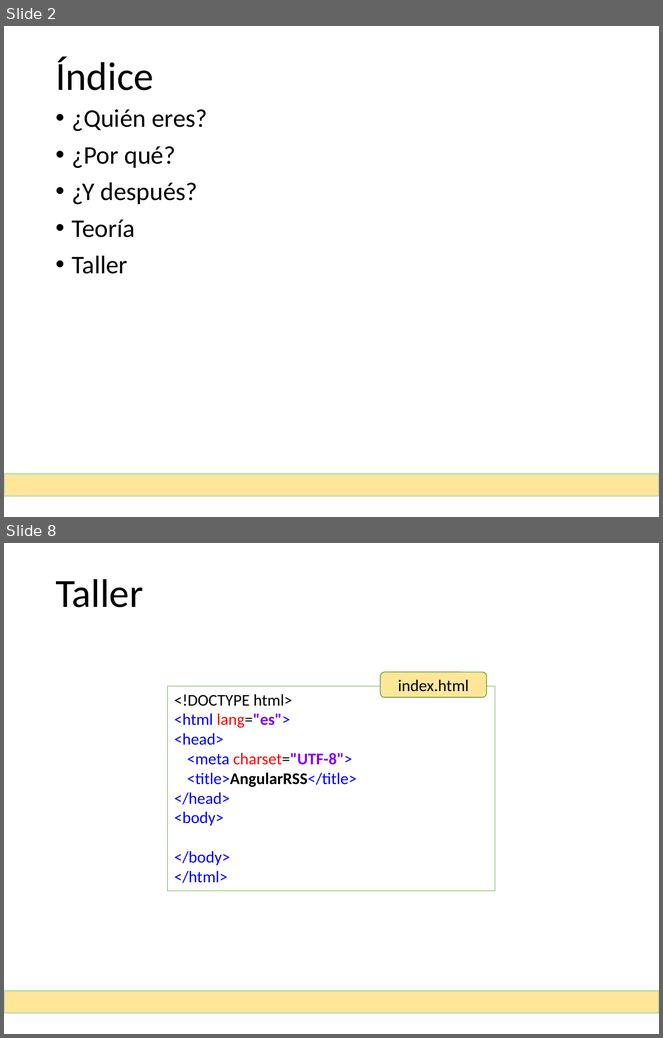
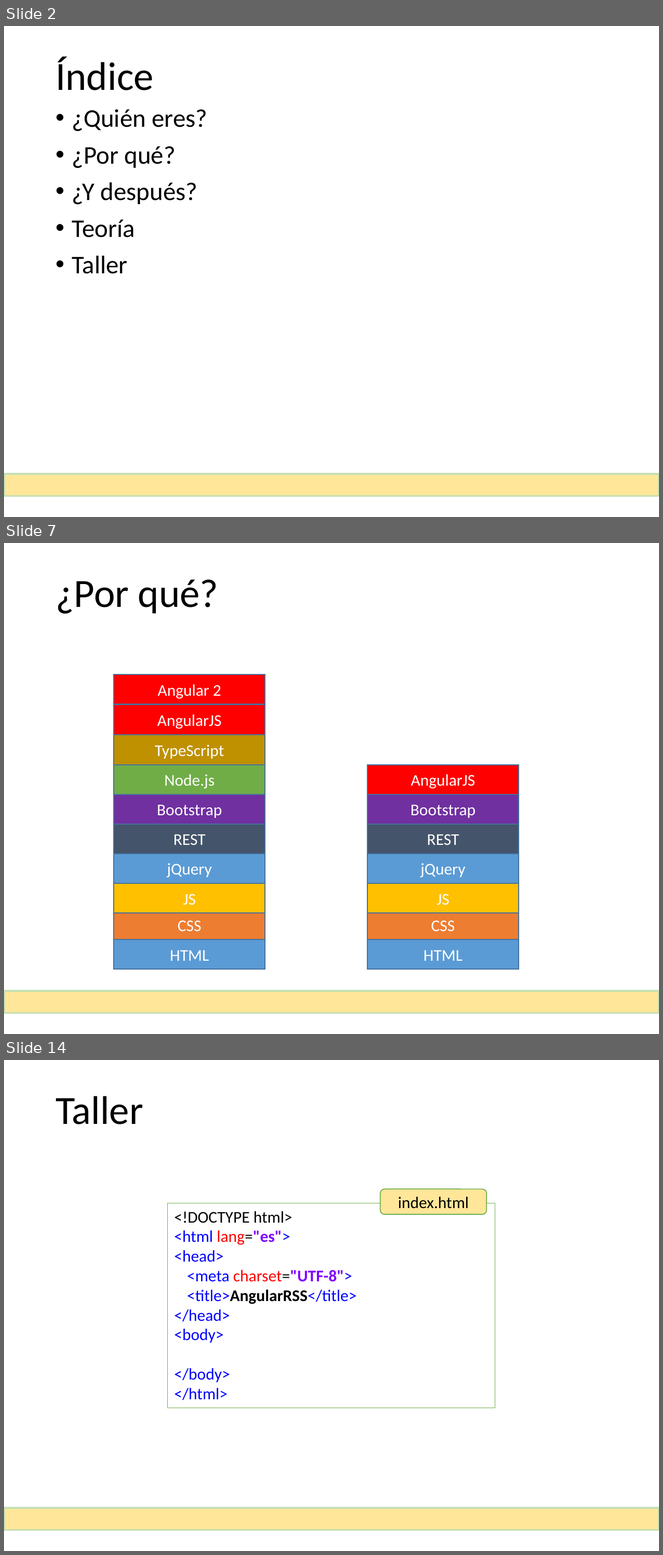
Before and after one commit to MarcosGinel/rss, a slide deck: documentacion/Taller de AngularJS.pptx. Shown one above the other, each under a label of ours: slides 2 and 8 before the commit, slides 2, 7 and 14 after it; the slides between them are not shown. The pictures are 663x1038 and 663x1555 pixels, drawn with LibreOffice and Linux fonts; fonts in the diff are those of the drawing. Boxes give left, top, right and bottom in pixels: in the first picture for what was removed or moved away, otherwise in the second. Text is boxed around its words. In the diff, an @@ line names an element or a change of style, - is before the commit and + after.

```diff
--- a/documentacion/Taller de AngularJS.pptx
+++ b/documentacion/Taller de AngularJS.pptx
@@ slide 7 added at <box>4,543,659,1034</box>, background #FFFFFF @@
@@ title added at <box>55,579,219,614</box>, 44 pt, text #000000 @@
+¿Por qué?
@@ rectangle added at <box>114,675,266,704</box>, fill #FF0000, outline #43739E 1 pt, 18 pt, text #FFFFFF @@
+Angular 2
@@ rectangle added at <box>114,705,266,734</box>, fill #FF0000, outline #43739E 1 pt, 18 pt, text #FFFFFF @@
+AngularJS
@@ rectangle added at <box>114,735,266,765</box>, fill #BF9000, outline #43739E 1 pt, 18 pt, text #FFFFFF @@
+TypeScript
@@ rectangle added at <box>114,765,266,795</box>, fill #70AD47, outline #43739E 1 pt, 18 pt, text #FFFFFF @@
+Node.js
@@ rectangle added at <box>367,765,519,795</box>, fill #FF0000, outline #43739E 1 pt, 18 pt, text #FFFFFF @@
+AngularJS
@@ rectangle added at <box>114,795,266,824</box>, fill #7030A0, outline #43739E 1 pt, 18 pt, text #FFFFFF @@
+Bootstrap
@@ rectangle added at <box>367,795,519,824</box>, fill #7030A0, outline #43739E 1 pt, 18 pt, text #FFFFFF @@
+Bootstrap
@@ rectangle added at <box>114,824,266,853</box>, fill #44546A, outline #43739E 1 pt, 18 pt, text #FFFFFF @@
+REST
@@ rectangle added at <box>367,824,519,853</box>, fill #44546A, outline #43739E 1 pt, 18 pt, text #FFFFFF @@
+REST
@@ rectangle added at <box>114,854,266,884</box>, fill #5B9BD5, outline #43739E 1 pt, 18 pt, text #FFFFFF @@
+jQuery
@@ rectangle added at <box>367,854,519,884</box>, fill #5B9BD5, outline #43739E 1 pt, 18 pt, text #FFFFFF @@
+jQuery
@@ rectangle added at <box>114,884,266,913</box>, fill #FFC000, outline #43739E 1 pt, 18 pt, text #FFFFFF @@
+JS
@@ rectangle added at <box>367,884,519,913</box>, fill #FFC000, outline #43739E 1 pt, 18 pt, text #FFFFFF @@
+JS
@@ rectangle added at <box>114,910,266,939</box>, fill #ED7D31, outline #43739E 1 pt, 18 pt, text #FFFFFF @@
+CSS
@@ rectangle added at <box>367,910,519,939</box>, fill #ED7D31, outline #43739E 1 pt, 18 pt, text #FFFFFF @@
+CSS
@@ rectangle added at <box>114,940,266,969</box>, fill #5B9BD5, outline #43739E 1 pt, 18 pt, text #FFFFFF @@
+HTML
@@ rectangle added at <box>367,940,519,969</box>, fill #5B9BD5, outline #43739E 1 pt, 18 pt, text #FFFFFF @@
+HTML
@@ rectangle added at <box>4,991,659,1013</box>, fill #FFE699, outline #C5E0B4 2.25 pt @@
@@ what was slide 8 is now slide 14 @@
```
Also in this commit, not shown: 7 slides changed, 20 other slides added, 3 slides removed, 2 other files.
